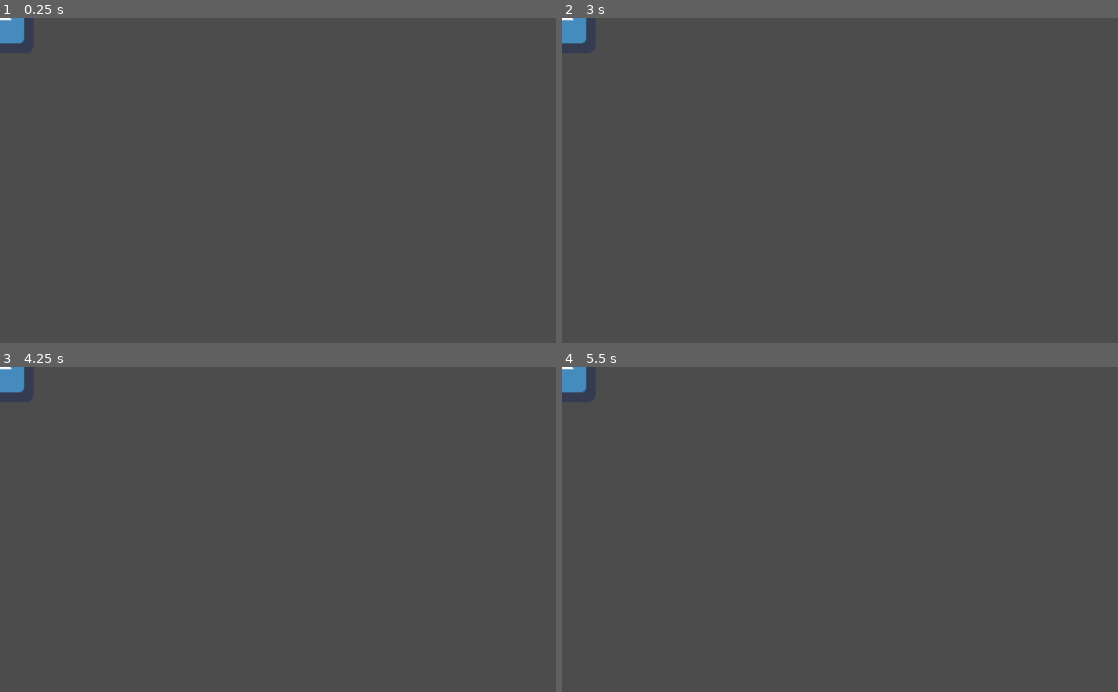
Above: before the commit, frames 1-4 (two rows, left to right).
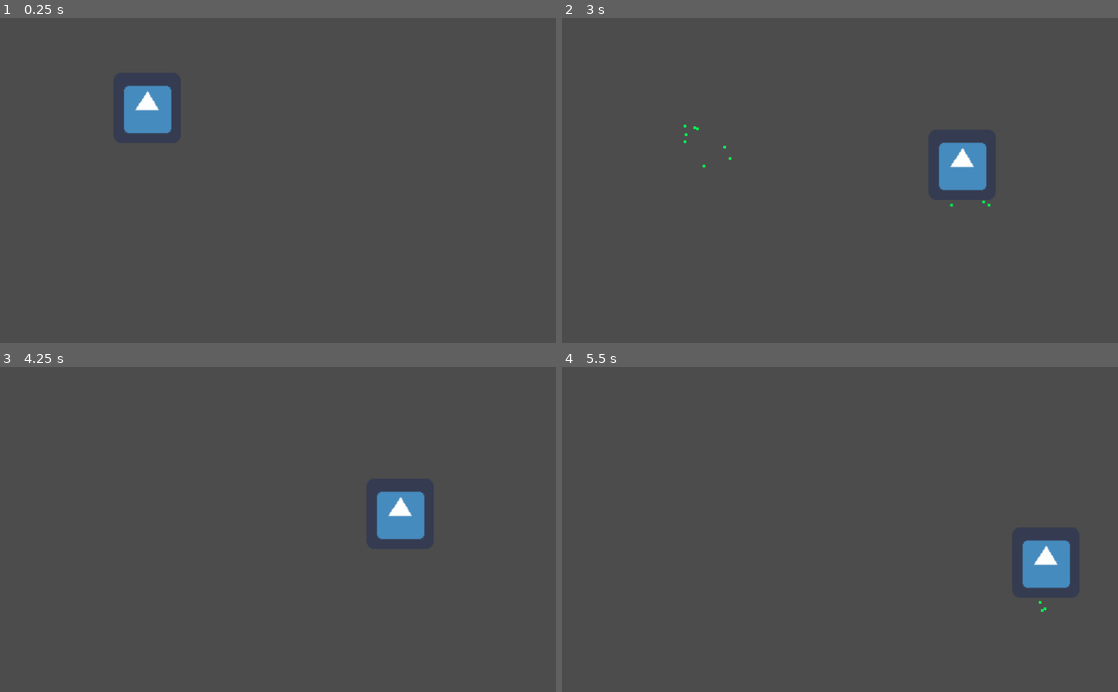
Above: after the commit, the same moments.

Repository: JunkyRoach/Dragable
Game: Godot game, scene res://Main.tscn
The game is run twice, just before and just after one commit, with the same random seed, the same clock (stepped at 60 frames per second) and the same inputs. The engine's default icon, where the game draws it, is replaced by a stand-in: a white triangle on a blue panel in a dark square.
Inputs (mouse positions are in pixels of both pictures, inside the frame that each line leads up to):
- Up to frame 1 (0.25 s): no input
- Up to frame 2 (3 s): click (706, 109) at 0.52 s; click (706, 109) at 1.27 s; click (706, 109) at 2.02 s; tap Enter at 2.75 s; move the mouse to (962, 164) at 2.77 s
- Up to frame 3 (4.25 s): move the mouse to (166, 545) at 3.52 s
- Up to frame 4 (5.5 s): tap Space at 4.25 s; move the mouse to (895, 458) at 4.27 s; tap Enter at 5 s; move the mouse to (812, 594) at 5.02 s

The runs differ from the first frame. In frame 1, 1.6% of the frame differs, in the area x 0-31%, y 0-36%; in frame 2, 1.7%, in the area x 0-78%, y 0-59%; in frame 3, 1.6%; in frame 4, 1.6%.

Commit message:
Фиксики

Diff:
--- a/Components/Dragable.gd
+++ b/Components/Dragable.gd
@@ -1,7 +1,7 @@
 extends TextureButton
 
 signal start_drag
-signal stopr_drag
+signal stop_drag
 
 var _previous_parent_pos:Vector2
 var _offset:Vector2
@@ -27,13 +27,13 @@
 	_previous_parent_pos = dragged_node.global_position
 	_offset = dragged_node.get_local_mouse_position()
 	state = States.Dragged
-	emit_signal("START_DRAG")
+	emit_signal("start_drag")
 	Input.set_mouse_mode(Input.MOUSE_MODE_HIDDEN)
 	pass
 
 func _on_DraggableComponent_button_up():
 	state = States.Idle
-	emit_signal("STOP_DRAG")
+	emit_signal("stop_drag")
 	Input.set_mouse_mode(Input.MOUSE_MODE_VISIBLE)
 	pass
 
--- a/Main.tscn
+++ b/Main.tscn
@@ -5,3 +5,4 @@
 [node name="Node2D" type="Node2D"]
 
 [node name="TestDraggableSprite" parent="." instance=ExtResource( 1 )]
+position = Vector2( 271, 166 )
--- a/TestDragableSprite.gd
+++ b/TestDragableSprite.gd
@@ -6,12 +6,13 @@
 
 
 
-func _on_DraggableComponent_STOP_DRAG():
-	$Particles2D.emitting = false
-	#$DraggableComponent.back_to_started_postion()
-	pass
 
 
-func _on_DraggableComponent_START_DRAG():
+func _on_Draggable_start_drag():
 	$Particles2D.emitting = true
-	pass
+	pass # Replace with function body.
+
+
+func _on_Draggable_stop_drag():
+	$Particles2D.emitting = false
+	pass # Replace with function body.
--- a/TestDragableSprite.tscn
+++ b/TestDragableSprite.tscn
@@ -35,5 +35,5 @@
 margin_right = 61.0
 margin_bottom = 65.0
 
-[connection signal="START_DRAG" from="Draggable" to="." method="_on_DraggableComponent_START_DRAG"]
-[connection signal="STOP_DRAG" from="Draggable" to="." method="_on_DraggableComponent_STOP_DRAG"]
+[connection signal="start_drag" from="Draggable" to="." method="_on_Draggable_start_drag"]
+[connection signal="stop_drag" from="Draggable" to="." method="_on_Draggable_stop_drag"]
